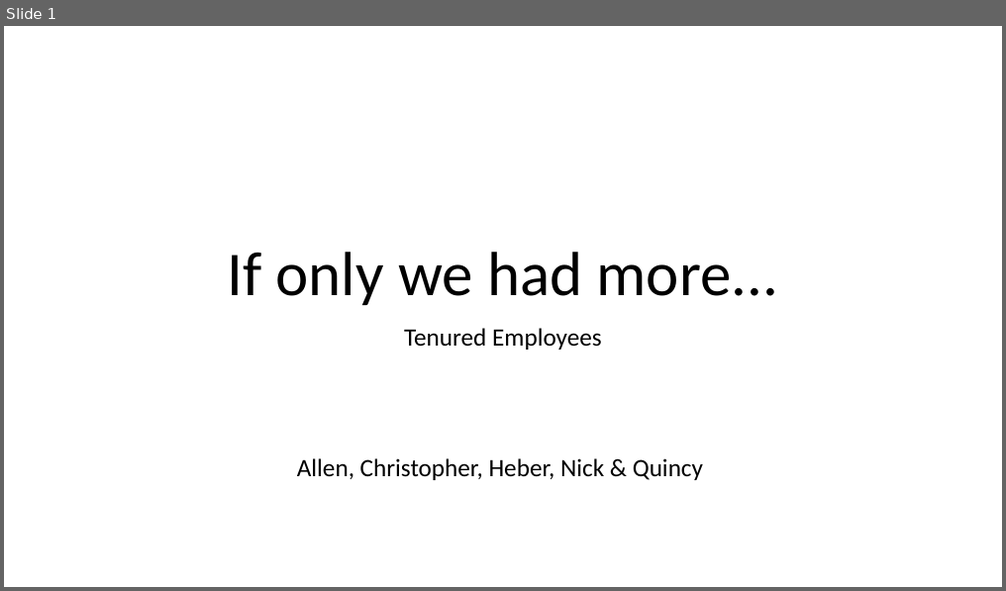
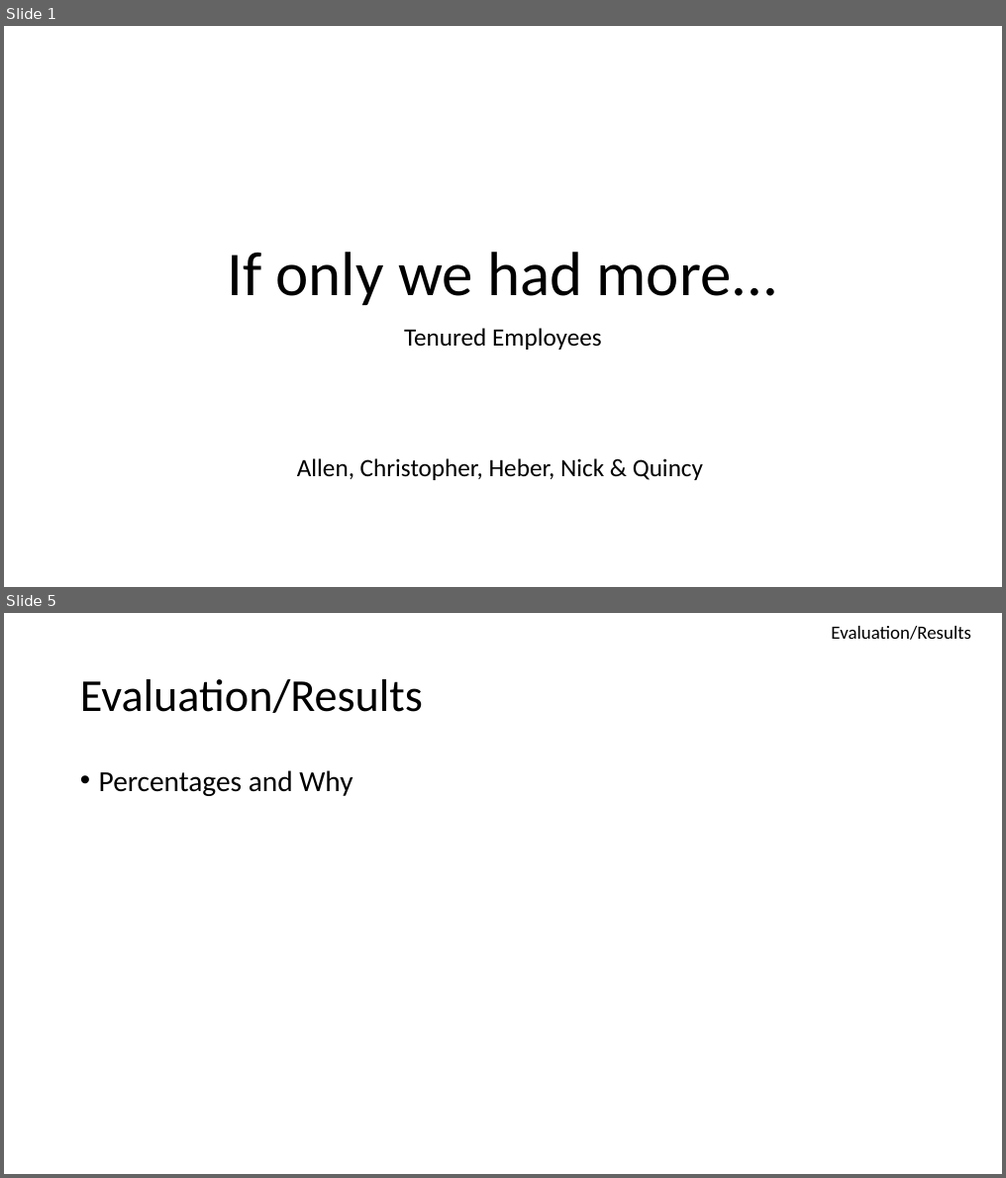
Before and after one commit to hebernielsen/DDS-CaseStudy-2, a slide deck: DDS_Case_Study_2_Presentation.pptx. Shown one above the other, each under a label of ours: slide 1 before the commit, slides 1 and 5 after it; the slides between them are not shown. The pictures are 1006x591 and 1006x1178 pixels, drawn with LibreOffice and Linux fonts; fonts in the diff are those of the drawing. Boxes give left, top, right and bottom in pixels: in the first picture for what was removed or moved away, otherwise in the second. Text is boxed around its words. In the diff, an @@ line names an element or a change of style, - is before the commit and + after.

```diff
--- a/DDS_Case_Study_2_Presentation.pptx
+++ b/DDS_Case_Study_2_Presentation.pptx
@@ slide 5 added at bbox=[4, 613, 1002, 1174], background #FFFFFF @@
@@ text added at bbox=[831, 626, 971, 640], 18 pt, text #000000 @@
+Evaluation/Results
@@ title added at bbox=[80, 679, 423, 713], 44 pt, text #000000 @@
+Evaluation/Results
@@ text added at bbox=[99, 770, 352, 796], 28 pt, text #000000 @@
+• Percentages and Why
```
Also in this commit, not shown: 3 slides changed, 7 other slides added, 2 other files.
